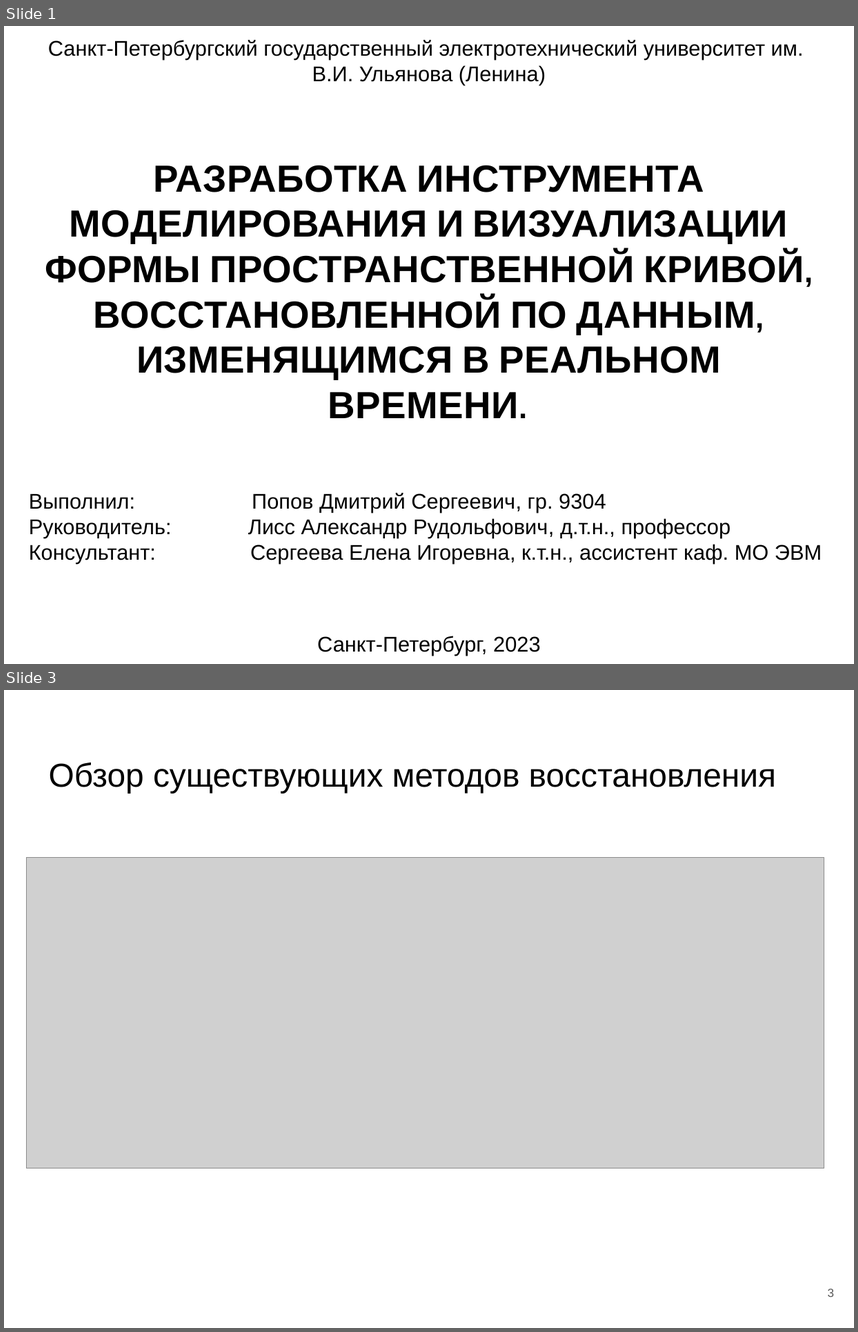
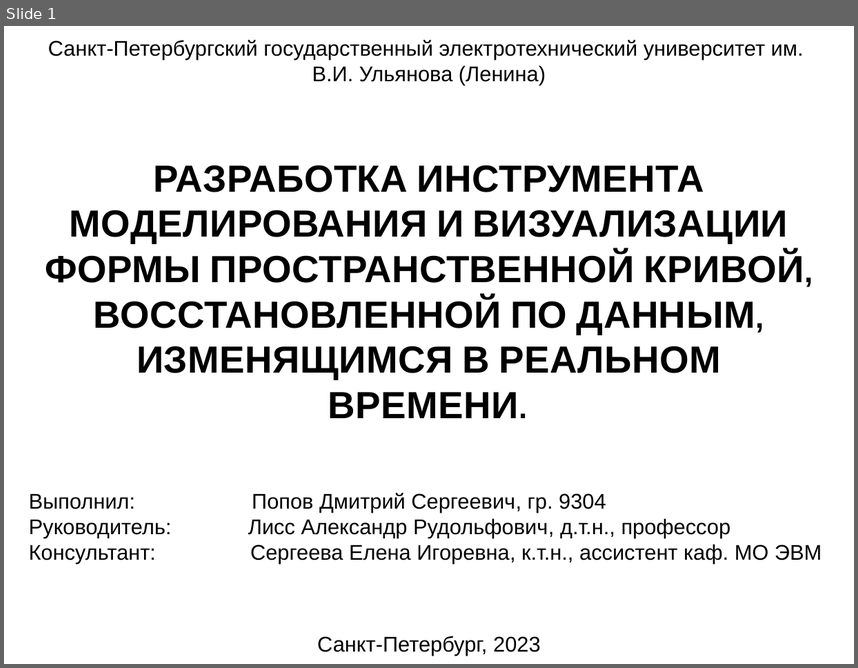
Before and after one commit to DimonPopov/PopovDS_9304_GraduateWork, a slide deck: paper/Презентация_защита.pptx. Shown one above the other, each under a label of ours: slides 1 and 3 before the commit, slide 1 after it; the slides between them are not shown. The pictures are 858x1332 and 858x668 pixels, drawn with LibreOffice and Linux fonts; fonts in the diff are those of the drawing; grey boxes stand for pictures. Boxes give left, top, right and bottom in pixels: in the first picture for what was removed or moved away, otherwise in the second. Text is boxed around its words. In the diff, an @@ line names an element or a change of style, - is before the commit and + after.

```diff
--- a/paper/Презентация_защита.pptx
+++ b/paper/Презентация_защита.pptx
@@ slide 3 removed at (4, 690, 854, 1328), background #FFFFFF @@
@@ title removed at (49, 762, 776, 793) @@
-Обзор существующих методов восстановления
@@ picture removed at (26, 858, 824, 1169) @@
@@ page number removed at (828, 1288, 835, 1297) @@
-3
```
Also in this commit, not shown: 3 slides changed, 5 slides added, 2 other slides removed.
